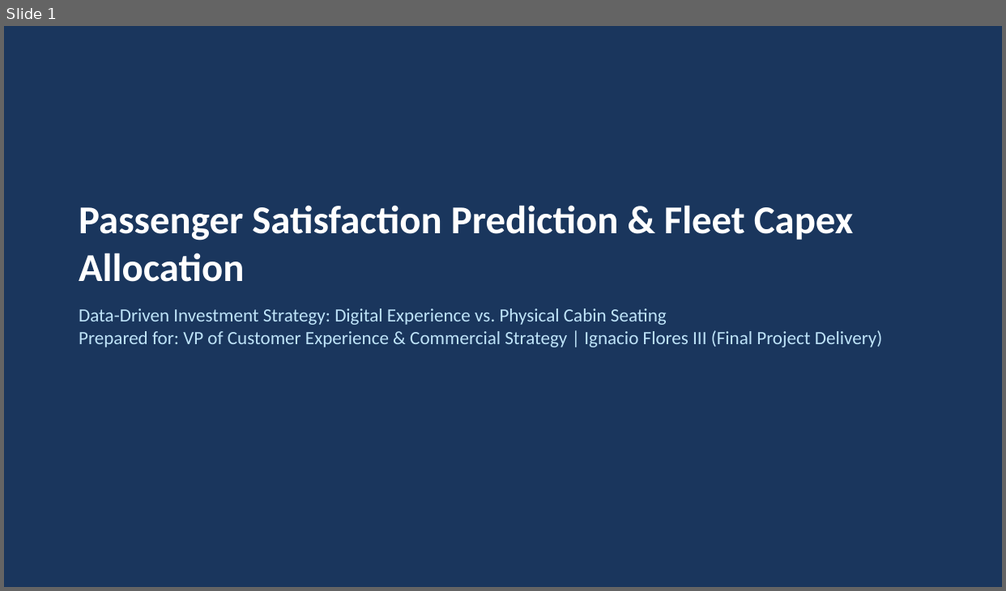
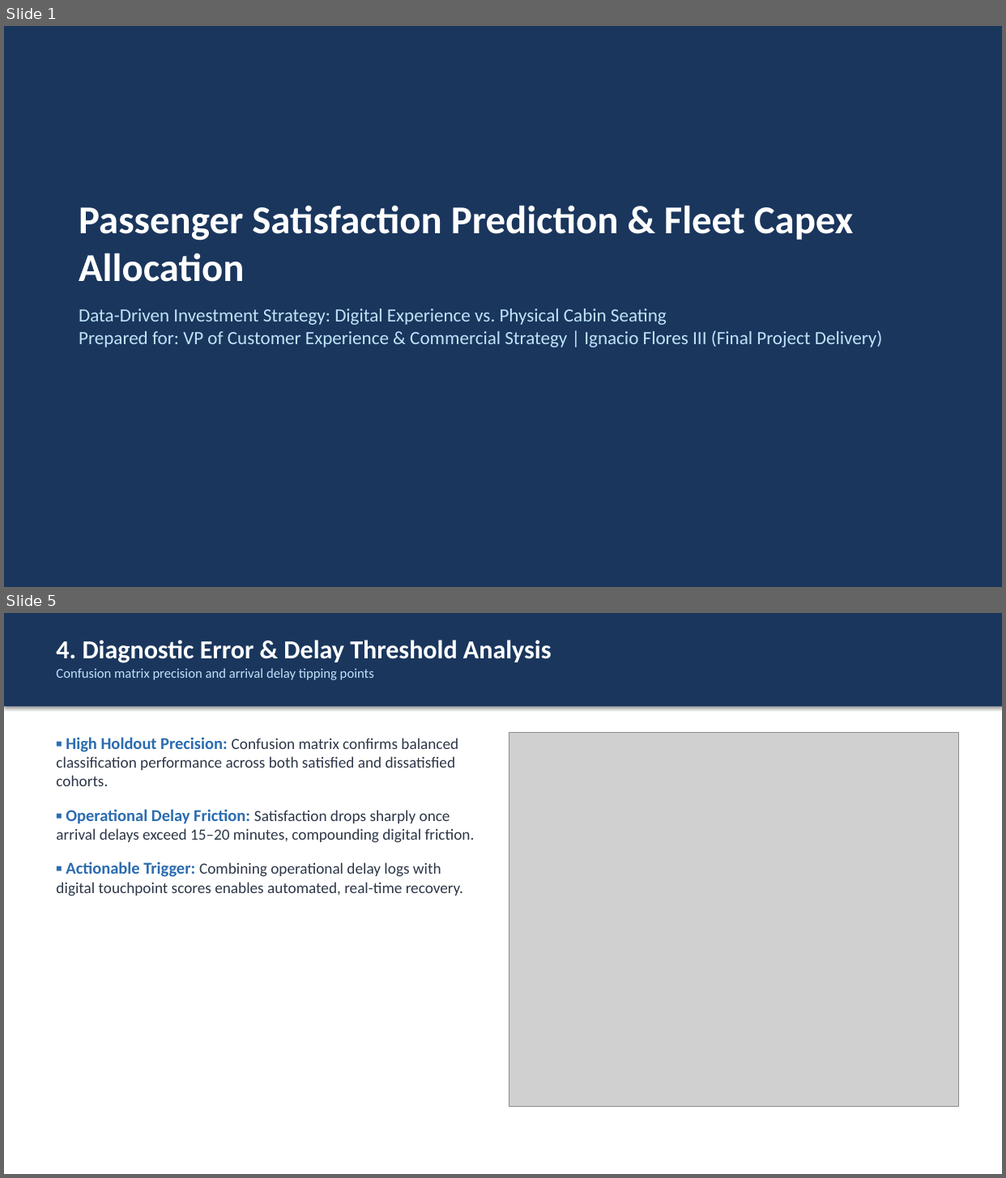
Before and after one commit to Ignacio-Flores-III/airline-passenger-satisfaction-prediction, a slide deck: reports/Stakeholder_Presentation.pptx. Shown one above the other, each under a label of ours: slide 1 before the commit, slides 1 and 5 after it; the slides between them are not shown. The pictures are 1006x591 and 1006x1178 pixels, drawn with LibreOffice and Linux fonts; fonts in the diff are those of the drawing; grey boxes stand for pictures. Boxes give left, top, right and bottom in pixels: in the first picture for what was removed or moved away, otherwise in the second. Text is boxed around its words. In the diff, an @@ line names an element or a change of style, - is before the commit and + after.

```diff
--- a/reports/Stakeholder_Presentation.pptx
+++ b/reports/Stakeholder_Presentation.pptx
@@ slide 5 added at (4, 613, 1002, 1174), background #FFFFFF @@
@@ rectangle added at (4, 613, 1002, 707), fill #1A365D @@
@@ text added at (56, 640, 552, 680), 13 pt, text #BEE3F8 @@
+4. Diagnostic Error & Delay Threshold Analysis
+Confusion matrix precision and arrival delay tipping points
@@ picture added at (509, 733, 958, 1107) @@
@@ text added at (56, 737, 475, 897), 15 pt, text #2D3748 @@
+▪ High Holdout Precision: Confusion matrix confirms balanced classification performance across both satisfied and dissatisfied cohorts.
+▪ Operational Delay Friction: Satisfaction drops sharply once arrival delays exceed 15–20 minutes, compounding digital friction.
+▪ Actionable Trigger: Combining operational delay logs with digital touchpoint scores enables automated, real-time recovery.
```
Also in this commit, not shown: 5 slides changed, 4 other slides added, 1 slide removed, 2 other files.
